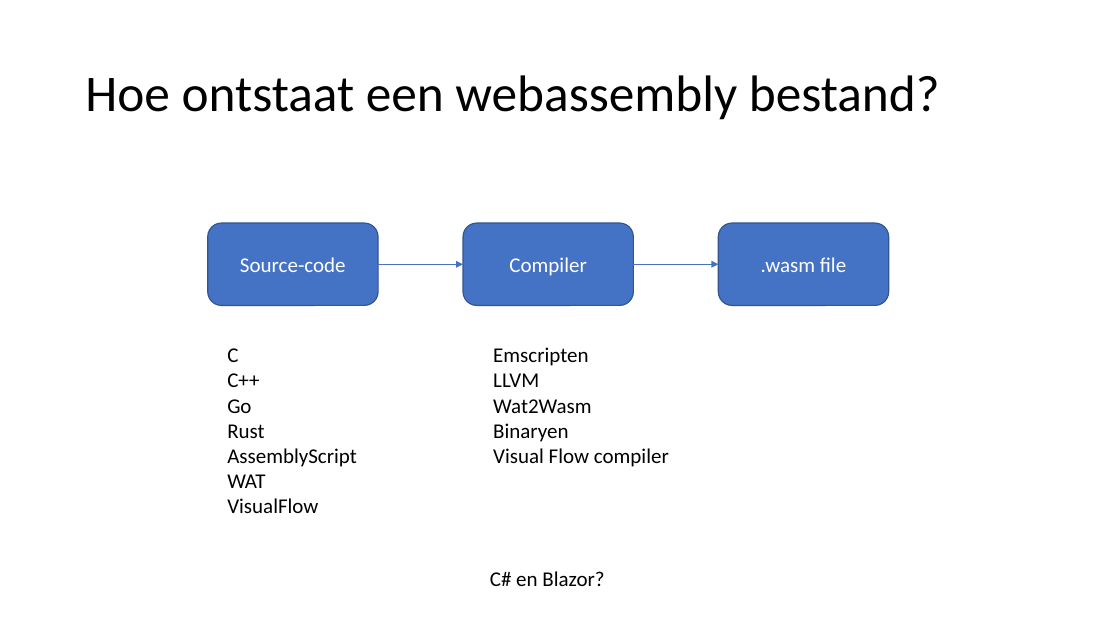
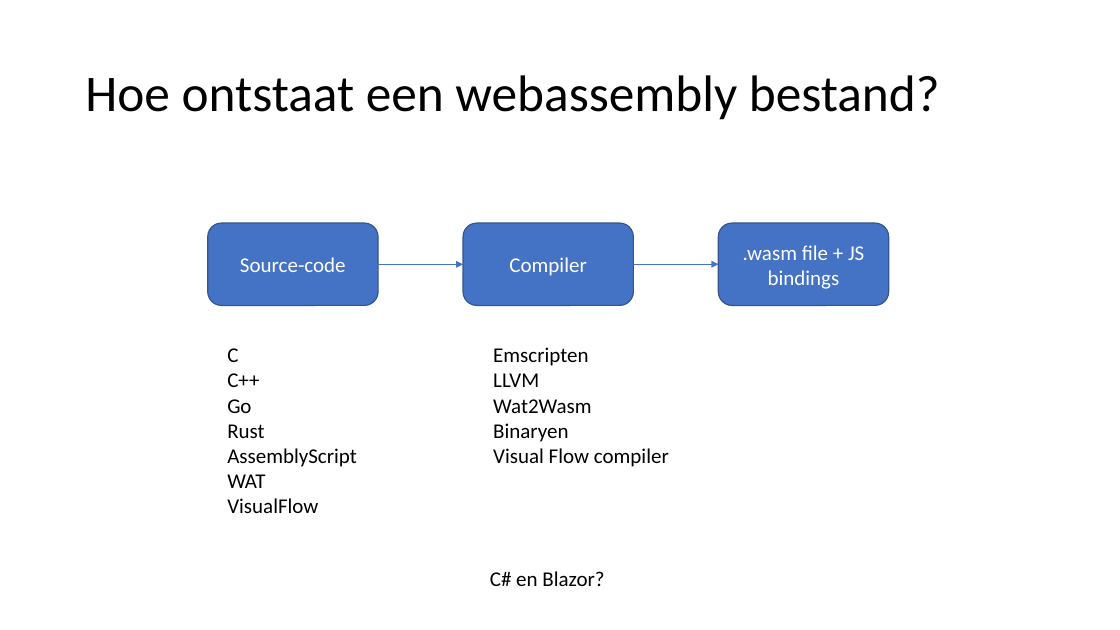
Before and after one commit to devhelpr/dotnedsaturday, a slide deck: slide 8 of powerpoint/DotNedSaturday-Visual Webassembly compiler.pptx. Drawn at 1120x630 pixels with LibreOffice and Linux fonts; fonts in the diff are those of the drawing. Boxes give left, top, right and bottom in pixels: in the first picture for what was removed or moved away, otherwise in the second. Text is boxed around its words. In the diff, an @@ line names an element or a change of style, - is before the commit and + after.

```diff
--- a/powerpoint/DotNedSaturday-Visual Webassembly compiler.pptx
+++ b/powerpoint/DotNedSaturday-Visual Webassembly compiler.pptx
@@ text in rounded rectangle at (743, 245, 864, 289): text changed @@
-.wasm file
+.wasm file + JS bindings
```
Also in this commit, not shown: 5 other slides changed, 1 slide added.
